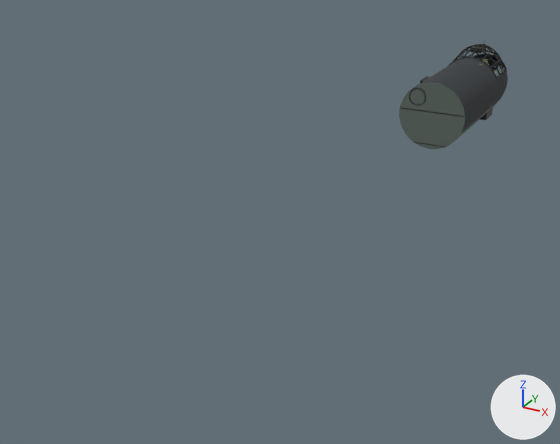
The glTF model web/public/models/b36_interior.glb as it was, and as the next commit left it.
Before and after are seen from a camera (50 mm lens) standing at (12.3, -26.8, 11.5) and looking at (-3.2, 1.4, -2.7). The axes (+X, +Y, +Z) are drawn at lower right. The lights are the same throughout. The picture after the commit comes second. Where no turn or scale is listed for an object, it has been applied to the vertices.

The first picture shows 'Int_AftBulkhead', 'Int_Shell' and 5 more.
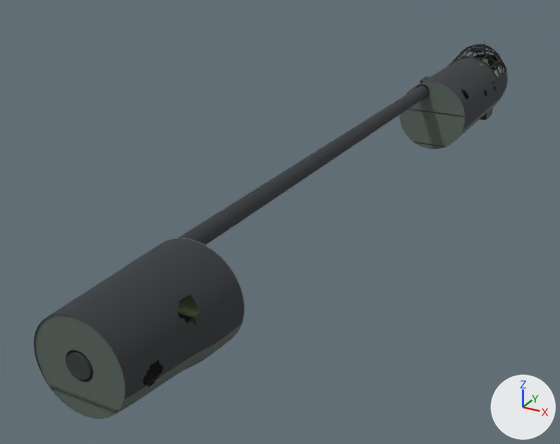
Not visible in the pictures: 'Seat_GLA_R'.

Boxes [x1, y1, x2, y2] around the edits, measured in the pictures (560 x 444 px):
'Int_ShellAft', added: after [34, 238, 244, 419]
    faces in mat_insulation (dark grey #35383c): [34, 238, 244, 399]
    faces in mat_interiorgreen (dark grey #59655d): [39, 325, 241, 419]
'Int_AftRearBulkhead', added: after [35, 314, 125, 418]
    faces in mat_interiorgreen (dark grey #59655d): [35, 314, 125, 418]
    faces in mat_insulation (dark grey #35383c): [66, 353, 90, 380]
'Int_Tunnel', added: after [178, 86, 428, 245]
    faces in mat_insulation (dark grey #35383c): [178, 86, 428, 245]
'Int_AftCompartment', added (mostly hidden): after [50, 295, 200, 413]
    faces in mat_floor (dark grey #454845): [50, 314, 191, 413]
    faces in mat_cushiongreen (green #819061): [178, 295, 200, 325]
'Int_AftFwdBulkhead', added (mostly hidden): after [174, 238, 245, 333]

Patch to the scene script:
```diff
--- a/web/public/models/b36_interior.glb.py
+++ b/web/public/models/b36_interior.glb.py
@@ ob_seat_gla_r @@
+ob_seat_gla_r = bpy.data.objects.new('Seat_GLA_R', me_seat_gla_r)  # 54 vertices, 84 faces; spans x 0.51..1.09, y -14.225..-13.575, z -0.6..0.83; in mat_seatframe (dark grey #596159), mat_cushiongreen (green #819061)
+ob_seat_gla_r.location = (0.0, 0.0, 0.0)
@@ ob_int_tunnel @@
+ob_int_tunnel = bpy.data.objects.new('Int_Tunnel', me_int_tunnel)  # 7933 vertices, 15012 faces; spans x -0.9..-0.3, y -9.9..12.3, z 0.9..1.6; in mat_insulation (dark grey #35383c), mat_chrome (white #e7e7e7), mat_seatframe (dark grey #596159), mat_lampwhite (white #f3f3ed)
+ob_int_tunnel.location = (0.0, 0.0, 0.0)
@@ ob_int_shellaft @@
+ob_int_shellaft = bpy.data.objects.new('Int_ShellAft', me_int_shellaft)  # 3860 vertices, 7432 faces; spans x -1.8..1.8, y -14.9..-9.9, z -1.79..1.81; in mat_insulation (dark grey #35383c), mat_interiorgreen (dark grey #59655d)
+ob_int_shellaft.location = (0.0, 0.0, 0.0)
@@ ob_int_aftrearbulkhead @@
+ob_int_aftrearbulkhead = bpy.data.objects.new('Int_AftRearBulkhead', me_int_aftrearbulkhead)  # 228 vertices, 320 faces; spans x -1.49..1.49, y -14.9..-14.82, z -1.16..1.81; in mat_interiorgreen (dark grey #59655d), mat_insulation (dark grey #35383c), mat_seatframe (dark grey #596159)
+ob_int_aftrearbulkhead.location = (0.0, 0.0, 0.0)
@@ ob_int_aftfwdbulkhead @@
+ob_int_aftfwdbulkhead = bpy.data.objects.new('Int_AftFwdBulkhead', me_int_aftfwdbulkhead)  # 228 vertices, 320 faces; spans x -1.8..1.8, y -9.94..-9.86, z -1.79..1.81; in mat_interiorgreen (dark grey #59655d), mat_insulation (dark grey #35383c), mat_seatframe (dark grey #596159)
+ob_int_aftfwdbulkhead.location = (0.0, 0.0, 0.0)
@@ ob_int_aftcompartment @@
+ob_int_aftcompartment = bpy.data.objects.new('Int_AftCompartment', me_int_aftcompartment)  # 221 vertices, 360 faces; spans x -1.4..1.42, y -14.9..-9.9, z -0.65..0.92; in mat_floor (dark grey #454845), mat_seatframe (dark grey #596159), mat_cushiongreen (green #819061), mat_panelblack (black #242427), mat_radome (grey #76736c)
+ob_int_aftcompartment.location = (0.0, 0.0, 0.0)
```
